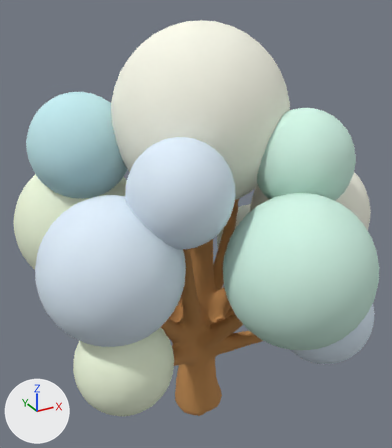
One commit to the glTF model studies/map-art/assets/oak-large.glb: the scene before it, then after it.
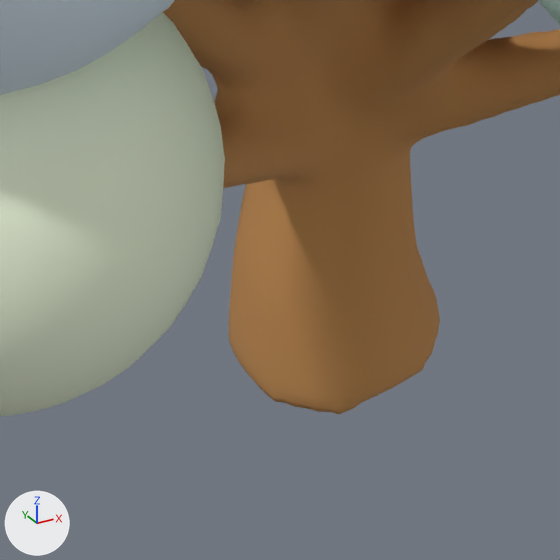
Old and new are each drawn whole from a 50 mm lens placed at (-1.26, -2.258, 2.313), pointed at (0.005, 0.041, 1.163) and again close up on the part from 32% to 63% of the width and 72% to 100% of the height. The lights are fixed; the arrows at lower left show +X, +Y and +Z. The first two pictures are the older version. Vertices at exactly the same position are counted once.

Names of what the first close-up shows: 'Tree · independent spherical crown', 'Tree · visible rounded forks'.
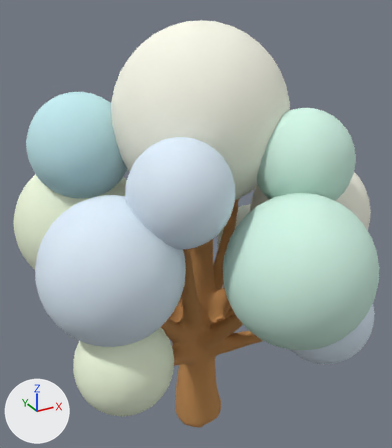
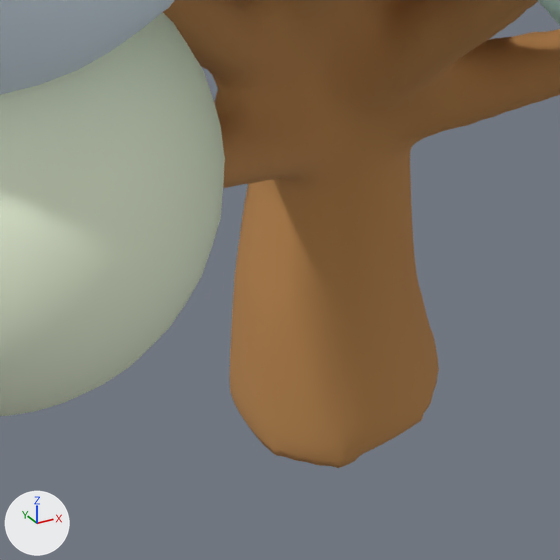
The newer file is also turned or shifted as a whole; pictures and numbers use the older file's frame.

Diff of the bpy script that builds the scene:
```diff
--- a/studies/map-art/assets/oak-large.glb.py
+++ b/studies/map-art/assets/oak-large.glb.py
@@ me_branch_014 @@
 # used by ob_tree___visible_rounded_forks; location = (0.0, 0.0, 0.0)
-me_branch_014.from_pydata(...)  # 9870 vertices, 19736 faces; spans x -0.55..0.6, y -0.62..0.62, z 0.02..1.72
+me_branch_014.from_pydata(...)  # 9870 vertices, 19736 faces; spans x -0.55..0.6, y -0.62..0.62, z -0.08..1.72
+# me_branch_014 part 1: 867 of the vertices in x -0.14..0.13, y -0.14..0.14, z 0.02..0.31 are scaled about their middle by (1, 1, 1.29), then moved by (0.0, 0.0, -0.05)
 me_branch_014.materials.append(mat_warm_branching_wood_002)
```

Where the change shows, as pixel boxes (x1, y1, x2, y2) in the close-ups (560 x 560 px; the box of a moved part takes in the faces that stretch with it):
'Tree · visible rounded forks', reshaped: before (163, 0, 560, 414); after (163, 0, 560, 468)
part 1 of me_branch_014, moved or reshaped: before (229, 156, 440, 414); after (230, 157, 439, 468)
